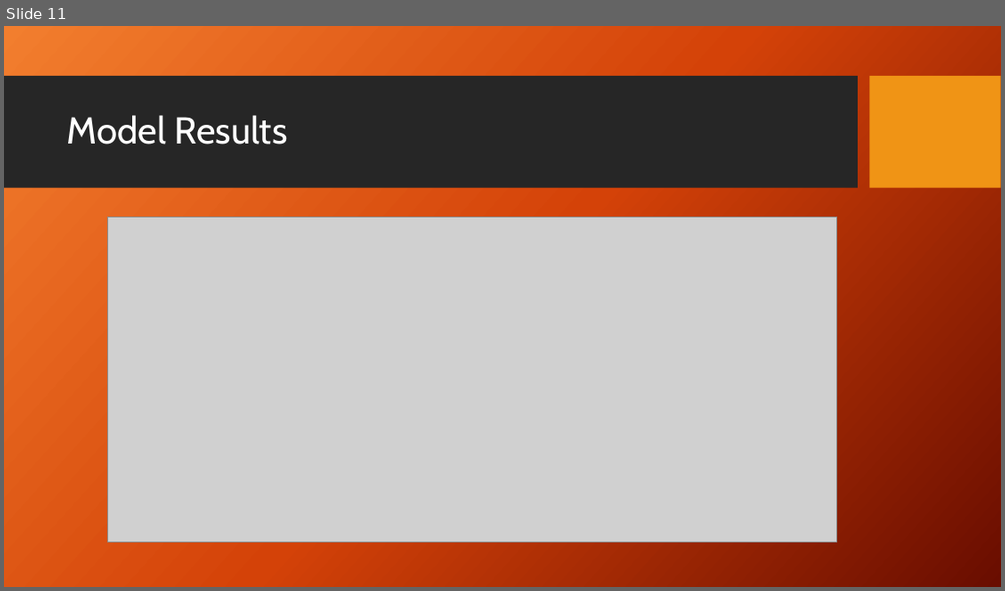
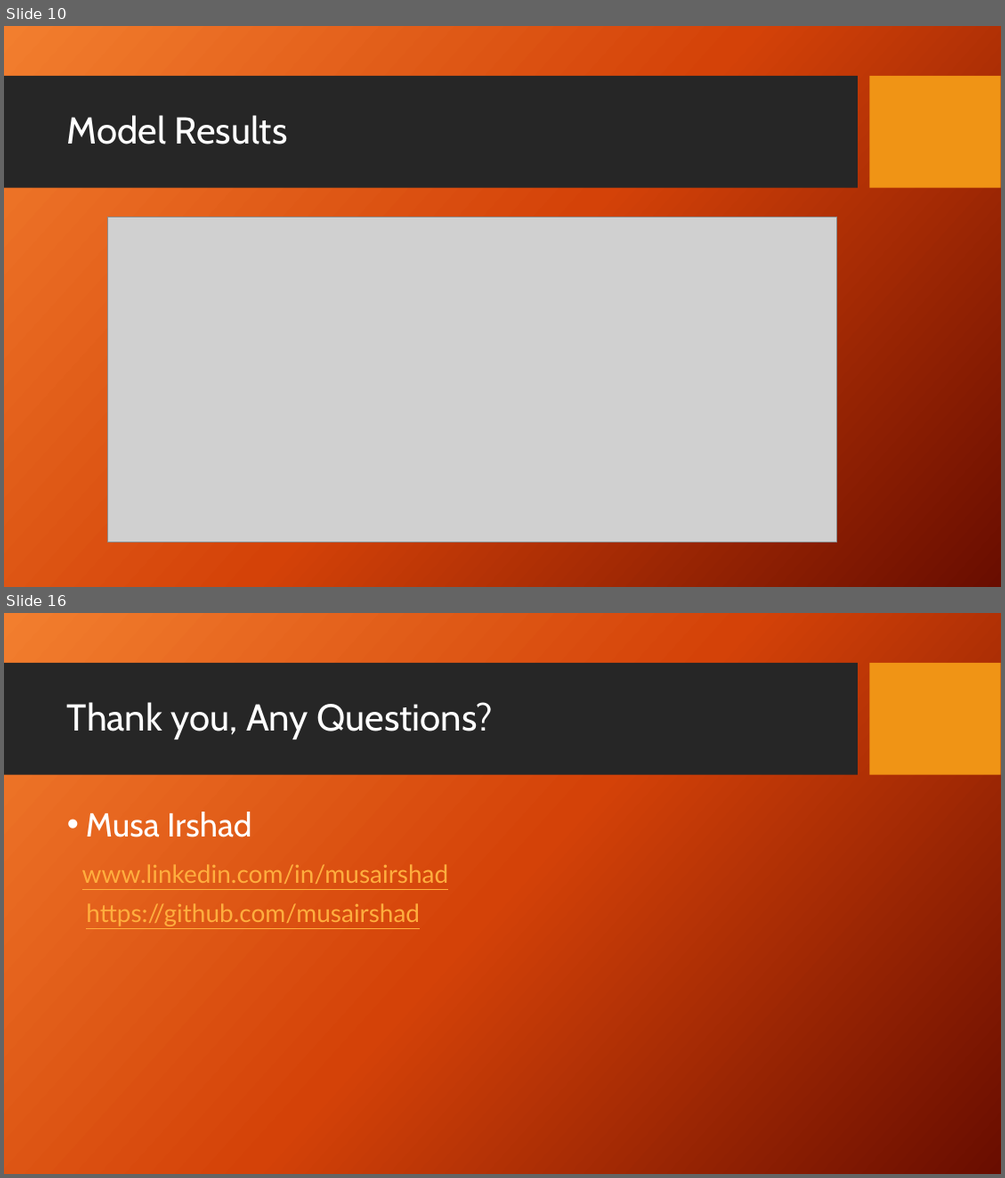
Before and after one commit to musairshad/Instacart-user-analysis, a slide deck: instacart basket analysis.pptx. Shown one above the other, each under a label of ours: slide 11 before the commit, slides 10 and 16 after it; the slides between them are not shown. The pictures are 1005x591 and 1005x1178 pixels, drawn with LibreOffice and Linux fonts; fonts in the diff are those of the drawing; grey boxes stand for pictures; background and template pictures are left out. Boxes give left, top, right and bottom in pixels: in the first picture for what was removed or moved away, otherwise in the second. Text is boxed around its words. In the diff, an @@ line names an element or a change of style, - is before the commit and + after.

```diff
--- a/instacart basket analysis.pptx
+++ b/instacart basket analysis.pptx
@@ slide 16 added at box(4, 613, 1001, 1174), background picture (left out); not listed: 2 template elements that a slide beside it also shows @@
@@ title added at box(67, 702, 493, 739), 36 pt, text #FFFFFF @@
+Thank you, Any Questions?
@@ text added at box(82, 811, 449, 926), 24 pt, text #FFAE3E, underline @@
+• Musa Irshad
+www.linkedin.com/in/musairshad
+https://github.com/musairshad
@@ what was slide 11 is now slide 10 @@
```
Also in this commit, not shown: 8 slides changed, 3 other slides added, 1 slide removed, 17 other files.
